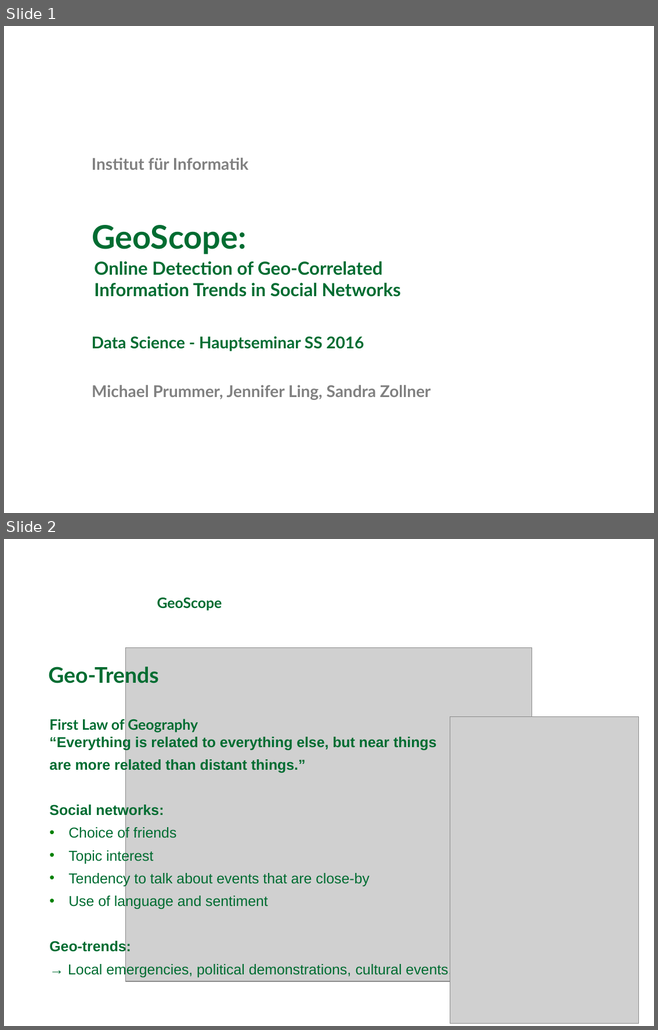
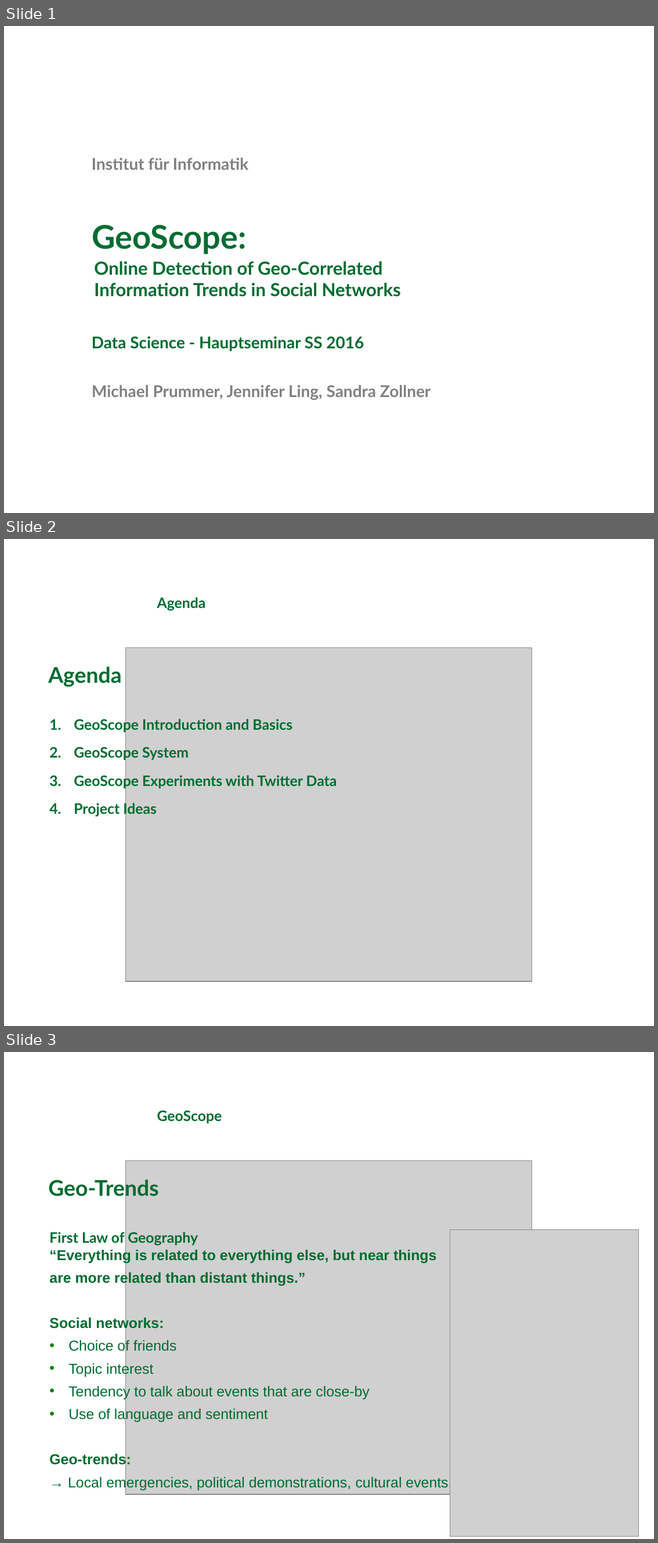
Before and after one commit to michaelprummer/datascience, a slide deck: GeoScope/DataScience1.ppt. Shown one above the other, each under a label of ours: slides 1 and 2 before the commit, slides 1, 2 and 3 after it. The pictures are 658x1030 and 658x1543 pixels, drawn with LibreOffice and Linux fonts; fonts in the diff are those of the drawing; grey boxes stand for pictures; background and template pictures are left out. Boxes give left, top, right and bottom in pixels: in the first picture for what was removed or moved away, otherwise in the second. Text is boxed around its words. In the diff, an @@ line names an element or a change of style, - is before the commit and + after.

Commit message:
Adding agenda

```diff
--- a/GeoScope/DataScience1.ppt
+++ b/GeoScope/DataScience1.ppt
@@ slide 2 added at (x1=4, y1=539, x2=654, y2=1026), background picture (left out) @@
@@ text added at (x1=157, y1=597, x2=206, y2=611), 16 pt, text #006C31, bold @@
+Agenda
@@ picture added at (x1=125, y1=647, x2=531, y2=982) @@
@@ text added at (x1=48, y1=667, x2=121, y2=687), 24 pt, text #006C31, bold @@
+Agenda
@@ text added at (x1=74, y1=718, x2=337, y2=817), 16 pt, text #006C31, bold @@
+1. GeoScope Introduction and Basics
+2. GeoScope System
+3. GeoScope Experiments with Twitter Data
+4. Project Ideas
@@ what was slide 2 is now slide 3 @@
```
